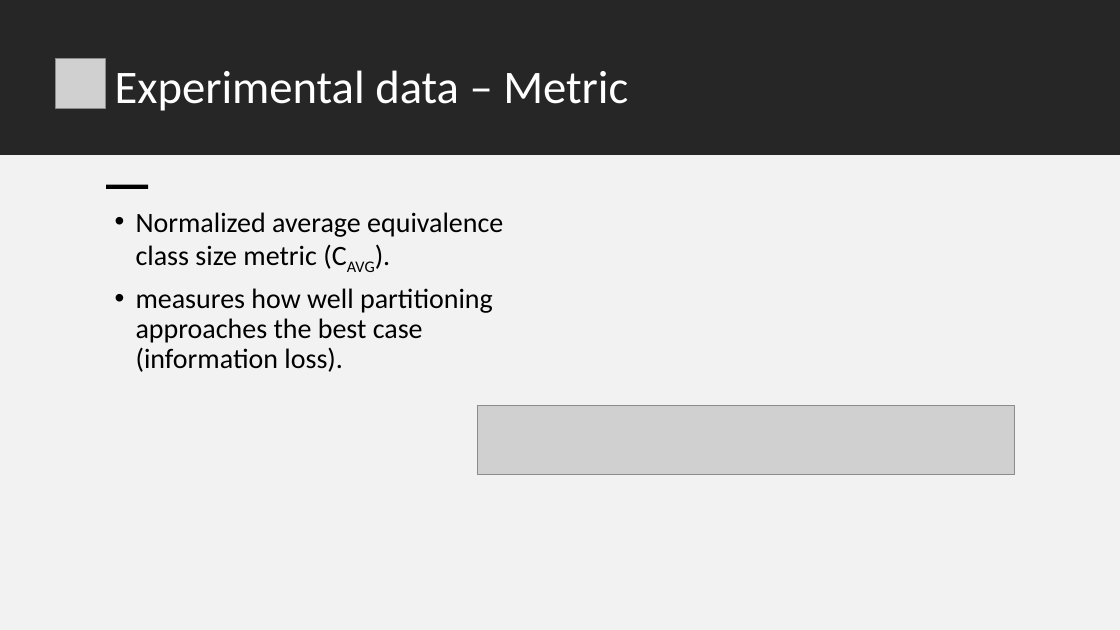
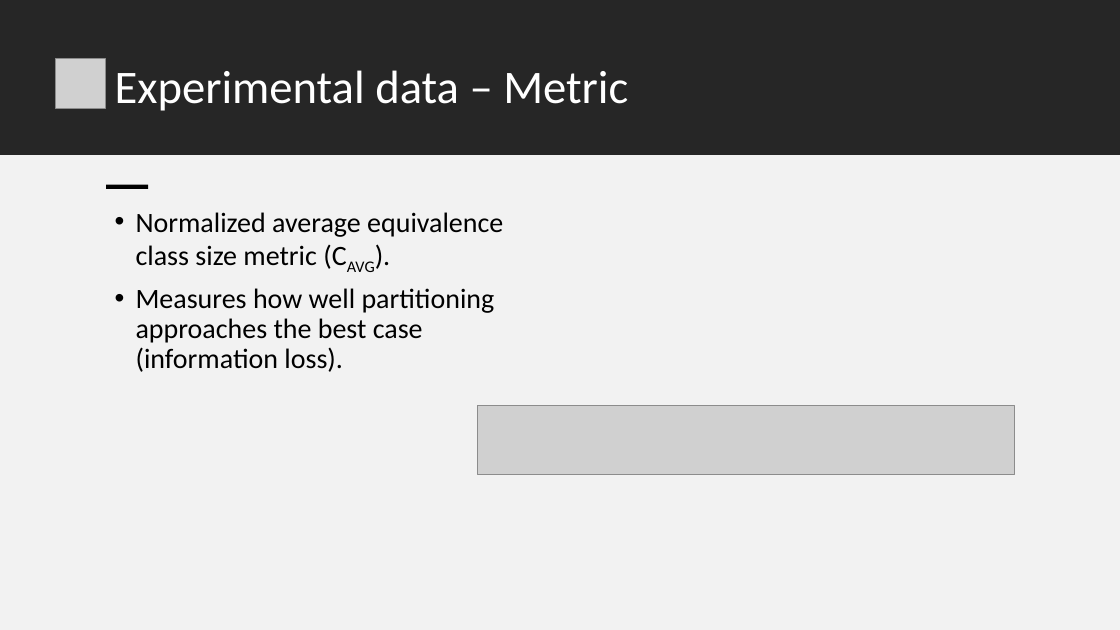
Before and after one commit to Andrew0133/Mondrian-k-anonimity, a slide deck: slide 14 of Presentation.pptx (slide 15 before the commit). Drawn at 1120x630 pixels with LibreOffice and Linux fonts; fonts in the diff are those of the drawing; grey boxes stand for pictures. Boxes give left, top, right and bottom in pixels: in the first picture for what was removed or moved away, otherwise in the second. Text is boxed around its words. In the diff, an @@ line names an element or a change of style, - is before the commit and + after.

```diff
--- a/Presentation.pptx
+++ b/Presentation.pptx
@@ text at bbox=[136, 288, 495, 372]: text changed @@
-• measures how well partitioning approaches the best case (information loss).
+• Measures how well partitioning approaches the best case (information loss).
```
Also in this commit, not shown: 2 other slides changed, 1 slide removed.
